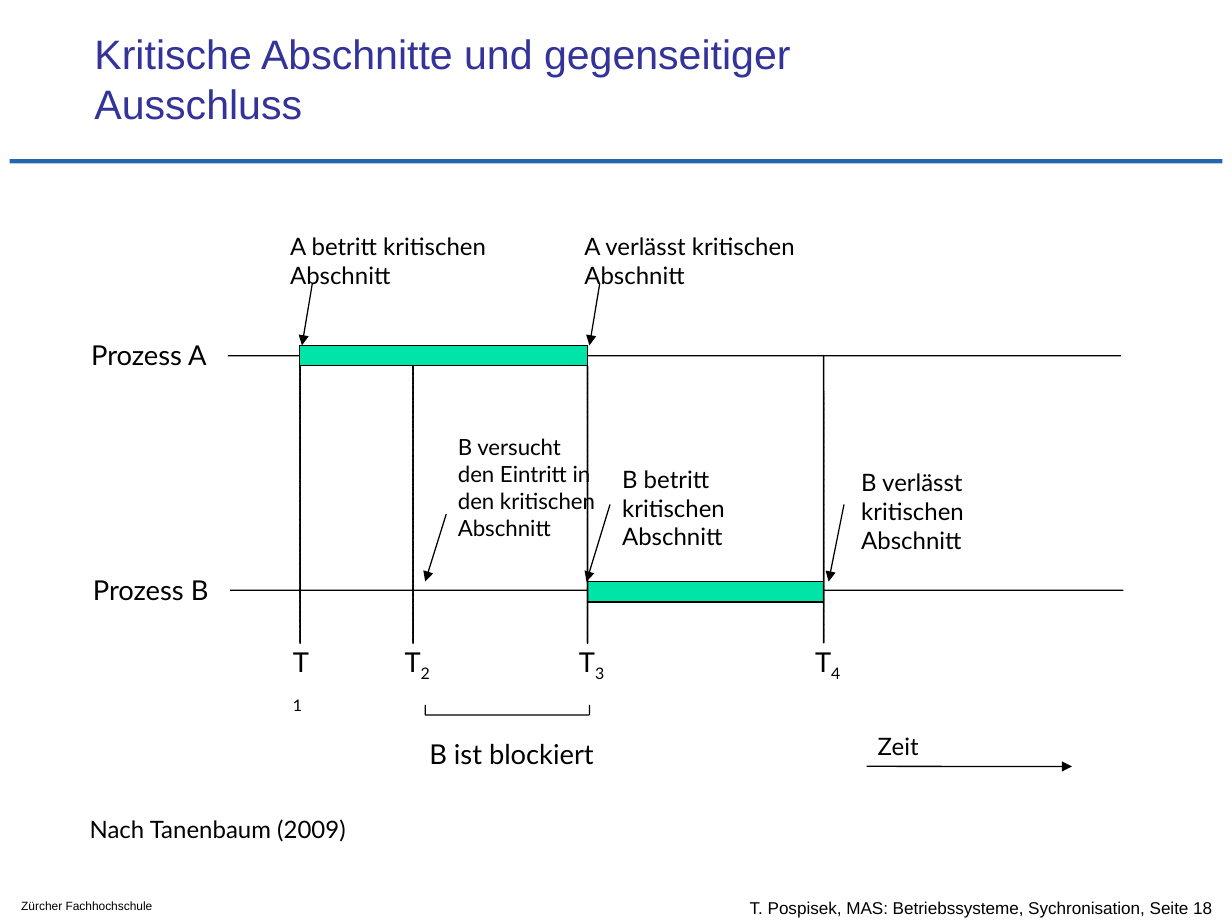
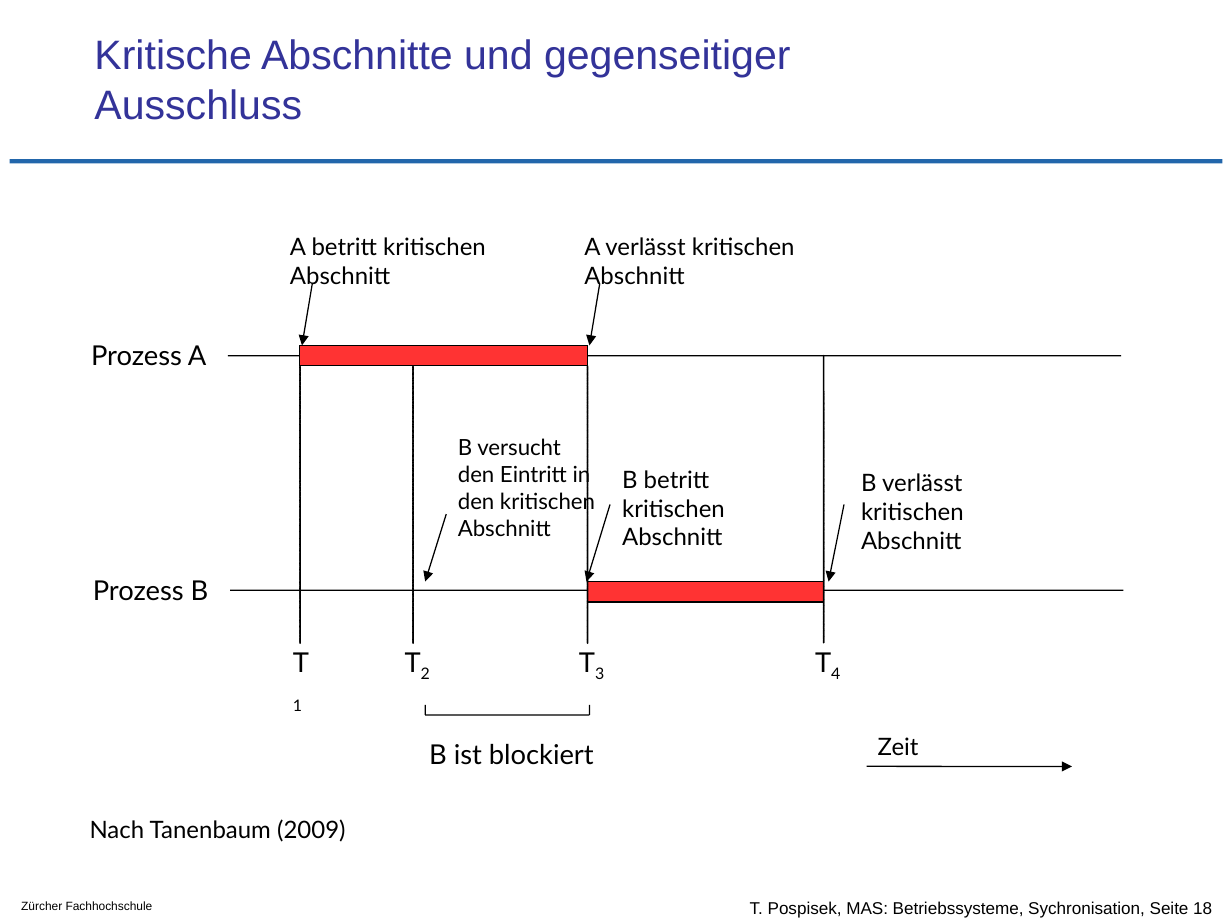
Before and after one commit to tpo/betriebssysteme, a slide deck: slide 18 of 07_Koordination_und_Synchronisation_Sperren_und_Semaphore.odp. Drawn at 1232x924 pixels with LibreOffice and Linux fonts; fonts in the diff are those of the drawing; background and template pictures are left out. Boxes give left, top, right and bottom in pixels: in the first picture for what was removed or moved away, otherwise in the second. Text is boxed around its words. In the diff, an @@ line names an element or a change of style, - is before the commit and + after.

Commit message:
Kritischer Abschnitt Petrinetz: logischere Darstellung

```diff
--- a/07_Koordination_und_Synchronisation_Sperren_und_Semaphore.odp
+++ b/07_Koordination_und_Synchronisation_Sperren_und_Semaphore.odp
@@ rectangle at bbox=[299, 345, 586, 366]: fill #00E4A8 to #FF3333 @@
@@ rectangle at bbox=[588, 582, 824, 602]: fill #00E4A8 to #FF3333 @@
```
Also in this commit, not shown: 2 other slides changed.
